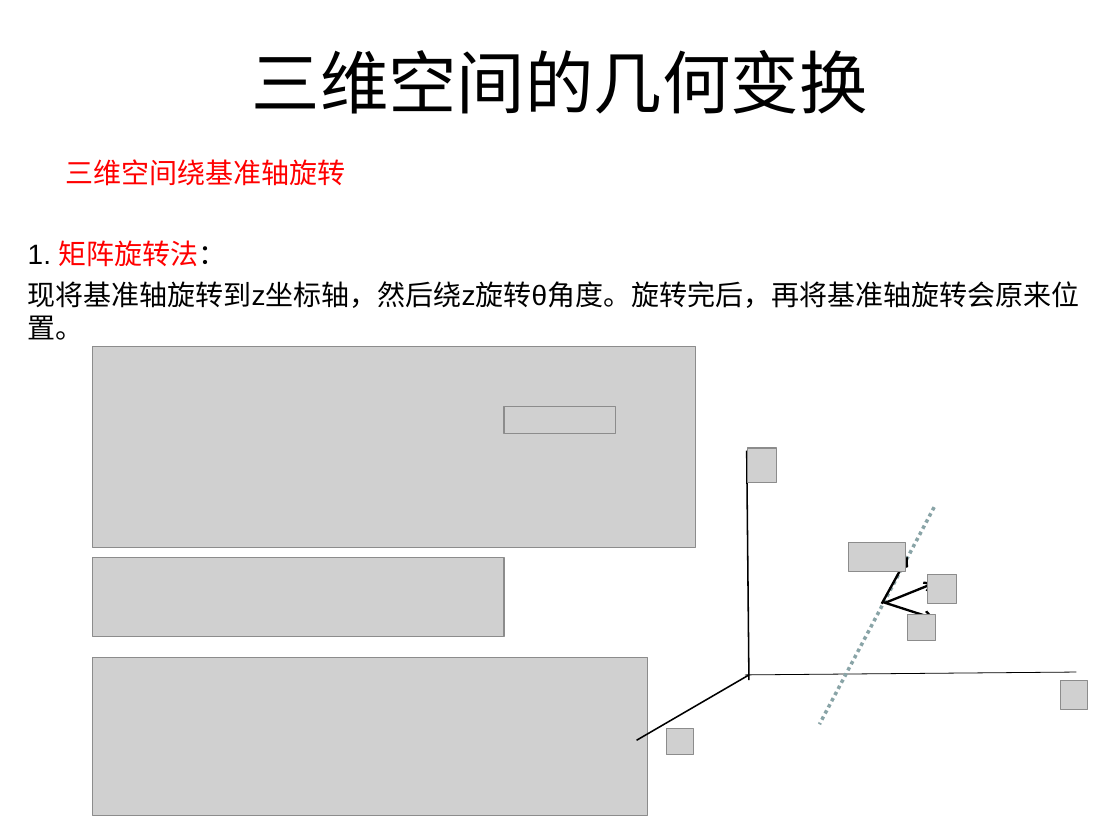
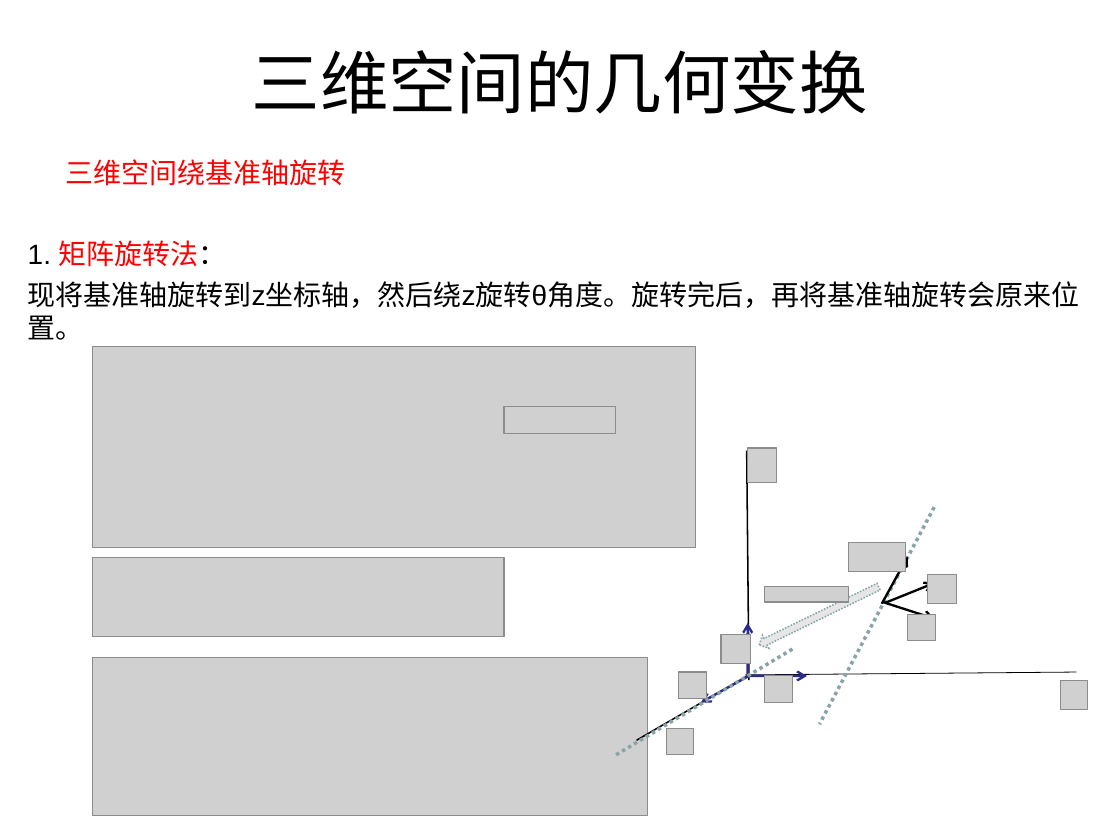
Before and after one commit to lhswei/3Dtransform, a slide deck: slide 33 of 3D数学基础transform.ppt. Drawn at 1120x840 pixels with LibreOffice and Linux fonts; fonts in the diff are those of the drawing; grey boxes stand for pictures. Boxes give left, top, right and bottom in pixels: in the first picture for what was removed or moved away, otherwise in the second. Text is boxed around its words. In the diff, an @@ line names an element or a change of style, - is before the commit and + after.

```diff
--- a/3D数学基础transform.ppt
+++ b/3D数学基础transform.ppt
@@ left arrow added at (756,580,882,651), fill #E6E6E6, outline #89A4A7 0.99 pt dashed @@
@@ picture added at (764,587,848,603) @@
@@ arrow added from (747, 675) to (748, 623), #2D2D89 1.5 pt @@
@@ line added from (792, 650) to (616, 755), #89A4A7 2.24 pt dashed @@
@@ picture added at (721,635,750,664) @@
@@ picture added at (679,672,707,699) @@
@@ arrow added from (749, 675) to (701, 702), #2D2D89 1.5 pt @@
@@ arrow added from (749, 675) to (808, 676), #2D2D89 1.5 pt @@
@@ picture added at (764,675,792,702) @@
```
Also in this commit, not shown: 2 other slides changed, 3 slides added, 1 other file.
